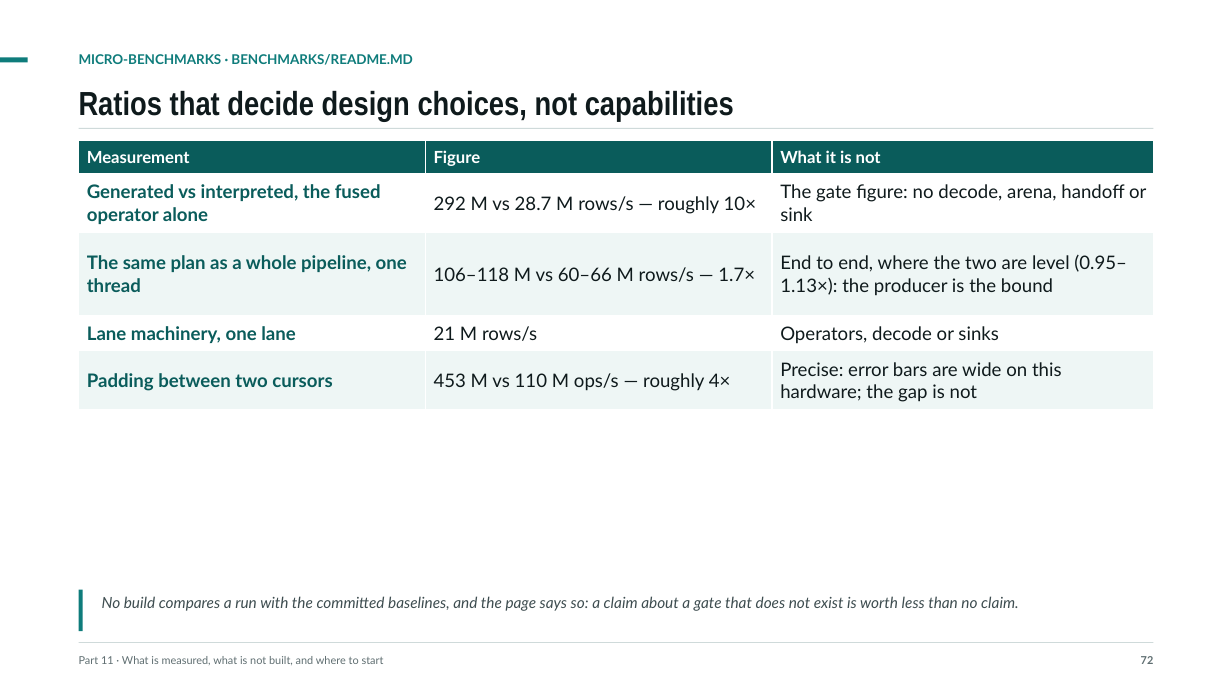
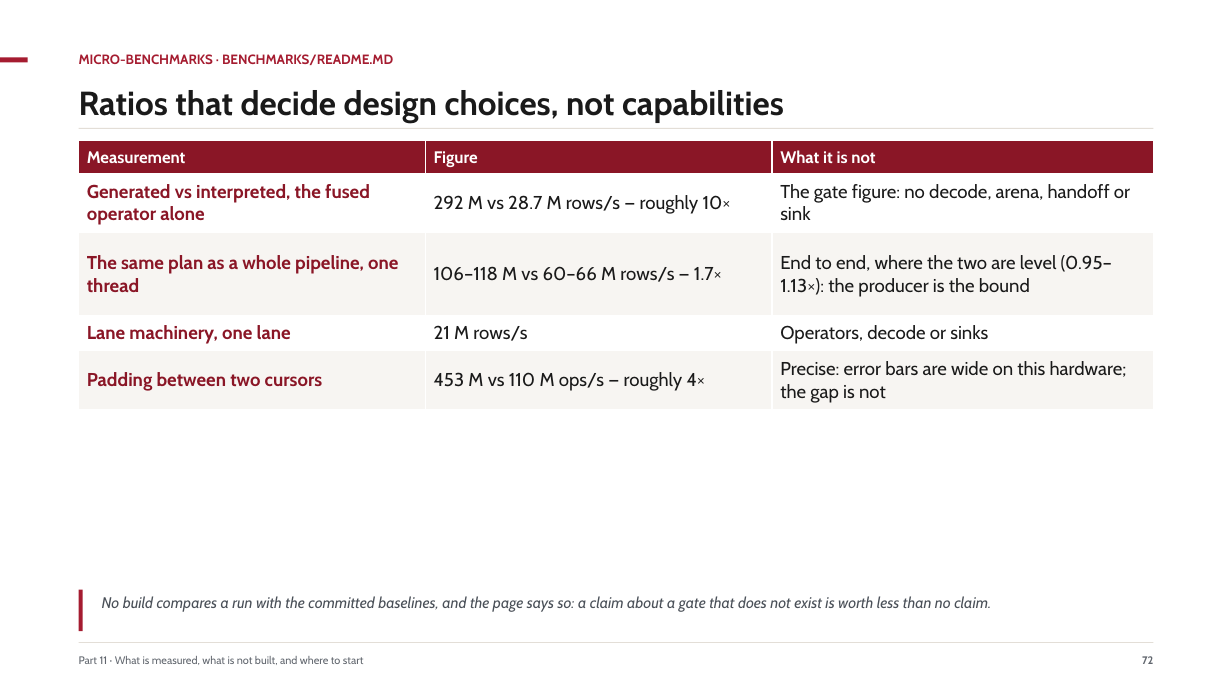
Before and after one commit to ajsinha/pravaha, a slide deck: slide 72 of docs/Pravaha-Continuous-SQL-Engine-Design-and-Evidence.pptx. Drawn at 1232x693 pixels with LibreOffice and Linux fonts; fonts in the diff are those of the drawing. Boxes give left, top, right and bottom in pixels: in the first picture for what was removed or moved away, otherwise in the second. Text is boxed around its words. In the diff, an @@ line names an element or a change of style, - is before the commit and + after.

Commit message:
Crimson is the brand: the deck, the brand guide and the mark follow the console
The owner's choice (2026-09-28). The deck is rebuilt in the console's crimson and Source
faces (audit clean, 75 slides); brand/README.md and logo, mark and favicon SVGs move from
verdigris to crimson. ARCHITECTURE no longer calls lane sharing off by default.

```diff
--- a/docs/Pravaha-Continuous-SQL-Engine-Design-and-Evidence.pptx
+++ b/docs/Pravaha-Continuous-SQL-Engine-Design-and-Evidence.pptx
@@ rectangle at [0, 57, 28, 63]: fill #0E7C7B to #A51C30 @@
@@ text "MICRO-BENCHMARKS · BENCHMARKS/README.MD" at [79, 54, 393, 65]: font Lato to Cabin, text colour #0E7C7B to #A51C30 @@
@@ text "Ratios that decide design choices, ..." at [79, 90, 784, 123]: font Arial Narrow to Cabin, text colour #0F1A1C to #1A1A1A @@
@@ table at [79, 141, 1153, 410] @@
@@ fill #0A5C5B to #8A1626 in row 1 @@
@@ fill #EEF6F5 to #F7F5F2 in 6 cells @@
@@ font Lato to Cabin @@
@@ text colour #0A5C5B to #8A1626 in "Generated vs interpreted, the fused operator alone", "The same plan as a whole pipeline, ...", "Lane machinery, one lane", "Padding between two cursors" @@
@@ text colour #0F1A1C to #1A1A1A in "292 M vs 28.7 M rows/s — ...", "The gate figure: no decode, arena, handoff ...", "106–118 M vs 60–66 M rows/s — ...", "End to end, where the two are ..." and 4 more places @@
@@ rectangle at [79, 128, 1153, 129]: fill #CFDADA to #E3DED7 @@
@@ rectangle at [79, 590, 82, 631]: fill #0E7C7B to #A51C30 @@
@@ text "No build compares a run ..." at [102, 596, 991, 612]: font Lato to Cabin, text colour #3E4D50 to #4A5058 @@
@@ text "Part 11 · What is ..." at [79, 656, 364, 665]: font Lato to Cabin, text colour #5F6E71 to #61666E @@
@@ rectangle at [79, 642, 1153, 643]: fill #CFDADA to #E3DED7 @@
@@ text "72" at [1142, 656, 1153, 664]: font Lato to Cabin, text colour #5F6E71 to #61666E @@
```
Also in this commit, not shown: 74 other slides changed, 10 other files.
